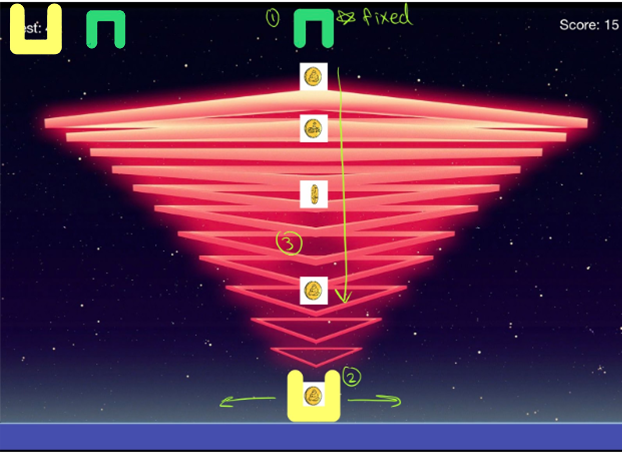
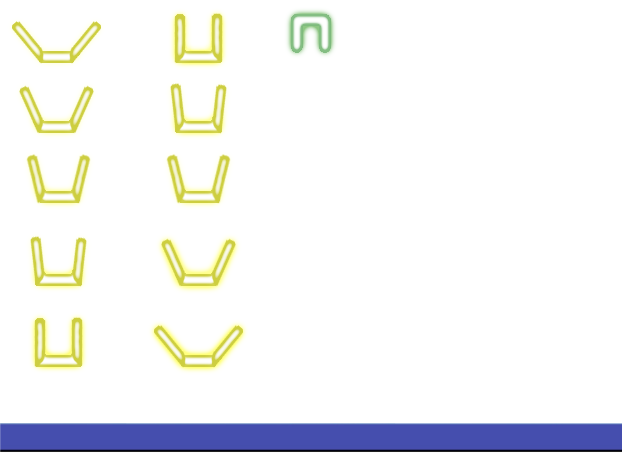
Revision of a layered 622px x 453px image; what changed, layer by layer:
added layer "Player_ins2-5" above "Player_ins2-4" over <box>146,317,251,376</box>
added layer "Player_ins2-4" above "Player_ins2-3" over <box>153,231,244,295</box>
added layer "Player_ins2-3" above "Player_ins2-2" over <box>159,147,238,212</box>
added layer "Player_ins2-2" above "Player_ins2-1" over <box>162,75,235,142</box>
added layer "Player_ins2-1" above "Player_ins1-5" over <box>166,5,231,72</box>
added layer "Player_ins1-5" above "Player_ins1-4" over <box>26,309,91,376</box>
added layer "Player_ins1-4" above "Player_ins1-3" over <box>22,228,95,295</box>
added layer "Player_ins1-3" above "Player_ins1-2" over <box>19,147,98,212</box>
added layer "Player_ins1-2" above "Player_ins1-1" over <box>11,78,102,142</box>
added layer "Player_ins1-1" above "Layer 5" over <box>4,13,109,72</box>
hid "Layer 1", painted on it over <box>9,3,62,55</box>
renamed "Layer 2" to "Faucet", painted on it over <box>86,10,331,53</box>
hid "Yugin example" over <box>0,1,622,452</box>
